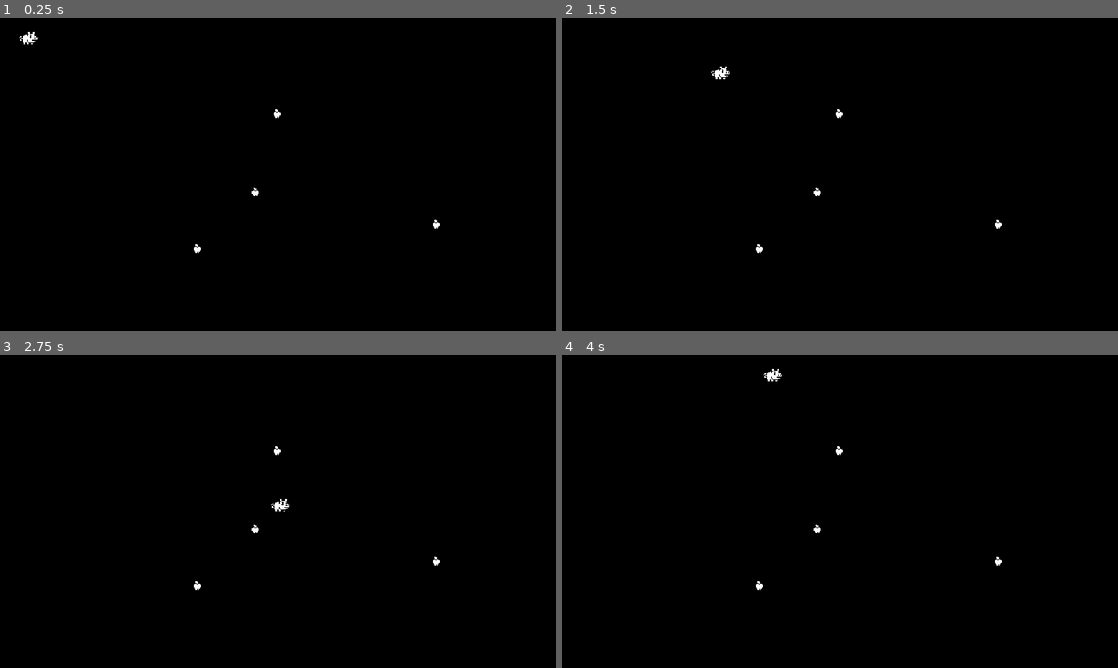
Above: before the commit, frames 1-4 (two rows, left to right).
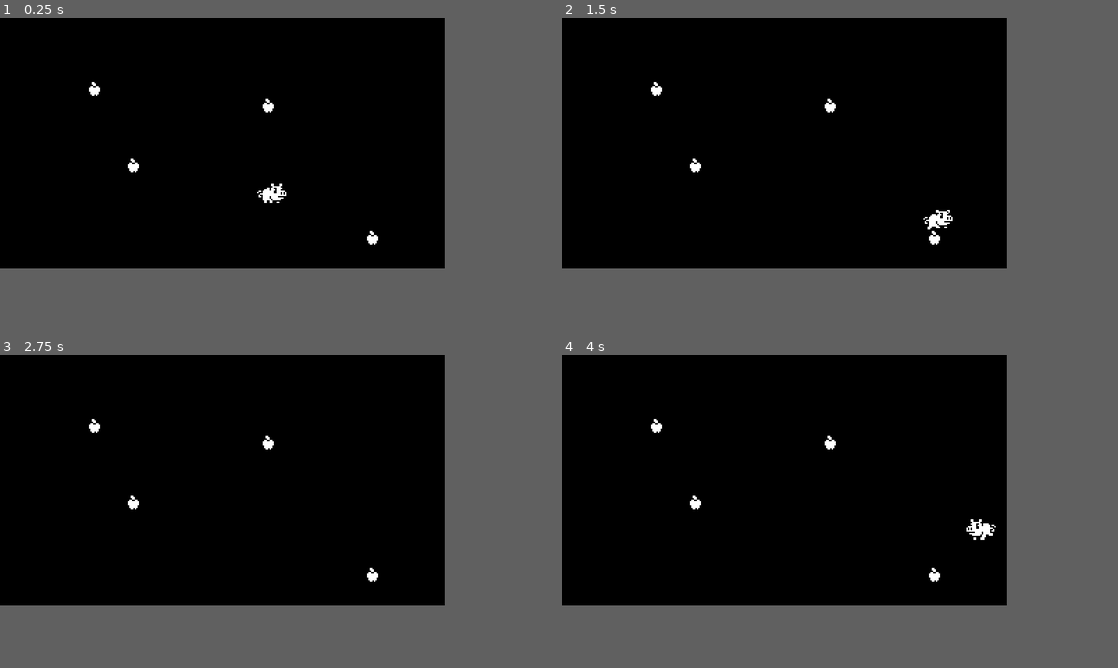
Above: after the commit, the same moments.

Repository: Jedt3D/rocket-launch-godot3
Game: Godot game, scene res://World.tscn
Two runs of this game, one before a commit and one after it. Both use one fixed random seed, a clock stepped at 60 frames per second and the inputs below.
Inputs:
- Up to frame 1 (0.25 s): no input
- Up to frame 2 (1.5 s): tap Enter at 0.5 s; hold Right 0.53-1.28 s; hold Down (ui_down) from 1.28 s (still down)
- Up to frame 3 (2.75 s): release Down (ui_down) at 2.03 s; hold Right from 2.03 s (still down)
- Up to frame 4 (4 s): release Right at 2.78 s; hold Up (ui_up) 2.78-3.53 s; hold Left (ui_left) from 3.53 s (still down)
The window is 800x450 before the commit and 640x360 after it. Grey fills any space a smaller window leaves; there, only what the larger window draws over its background counts as a difference.

The runs differ from the first frame. In frame 1, 0.5% of the frame differs, in the area x 3-80%, y 4-76%; in frame 2, 0.5%; in frame 3, 0.4%; in frame 4, 0.5%, in the area x 16-80%, y 4-76%.

Commit message:
create new scene + anim with multi-frame
1. create a specific scene for Piggy
2. create animations (idle, run)
3. rename Sprite -> PigSprite
4. animation change when left <> right & idle

Diff:
--- a/Piggy/Pig.gd
+++ b/Piggy/Pig.gd
@@ -2,17 +2,30 @@
 
 #const SPEED = 0.1
 export(int) var SPEED = 200
+var moving:bool = false
+
+onready var animPlayer = $AnimationPlayer
+onready var sprite = $PigSprite
 
 func _process(delta):
+	moving = false
 	if Input.is_key_pressed(KEY_RIGHT): 		#get int of KEY in KeyList
+		sprite.flip_h = false
 		move(SPEED,0, delta)
 	if Input.is_action_pressed("ui_left"):	#get string of the mapped key name
+		sprite.flip_h = true
 		move(-SPEED,0, delta)
 	if Input.is_action_pressed("ui_up"):
 		move(0,-SPEED, delta)
 	if Input.is_action_pressed("ui_down"):
 		move(0,SPEED, delta)
 
+	if moving == true:
+		animPlayer.play("Run")
+	else:
+		animPlayer.play("Idle")
+
 func move(xspeed, yspeed, delta):
+	moving = true
 	position.x += xspeed * delta
 	position.y += yspeed * delta
--- /dev/null
+++ b/Piggy/Piggy.tscn
@@ -0,0 +1,90 @@
+[gd_scene load_steps=7 format=2]
+
+[ext_resource path="res://Pig.png" type="Texture" id=1]
+[ext_resource path="res://Pig.gd" type="Script" id=2]
+
+[sub_resource type="CapsuleShape2D" id=1]
+radius = 6.0
+height = 10.0
+
+[sub_resource type="Animation" id=2]
+resource_name = "Idle"
+tracks/0/type = "value"
+tracks/0/path = NodePath("PigSprite:frame")
+tracks/0/interp = 1
+tracks/0/loop_wrap = true
+tracks/0/imported = false
+tracks/0/enabled = true
+tracks/0/keys = {
+"times": PoolRealArray( 0 ),
+"transitions": PoolRealArray( 1 ),
+"update": 1,
+"values": [ 0 ]
+}
+
+[sub_resource type="Animation" id=3]
+length = 0.001
+tracks/0/type = "value"
+tracks/0/path = NodePath("PigSprite:position")
+tracks/0/interp = 1
+tracks/0/loop_wrap = true
+tracks/0/imported = false
+tracks/0/enabled = true
+tracks/0/keys = {
+"times": PoolRealArray( 0 ),
+"transitions": PoolRealArray( 1 ),
+"update": 0,
+"values": [ Vector2( 0, 0 ) ]
+}
+tracks/1/type = "value"
+tracks/1/path = NodePath("PigSprite:frame")
+tracks/1/interp = 1
+tracks/1/loop_wrap = true
+tracks/1/imported = false
+tracks/1/enabled = true
+tracks/1/keys = {
+"times": PoolRealArray( 0 ),
+"transitions": PoolRealArray( 1 ),
+"update": 0,
+"values": [ 1 ]
+}
+
+[sub_resource type="Animation" id=4]
+resource_name = "Run"
+length = 0.3
+loop = true
+tracks/0/type = "value"
+tracks/0/path = NodePath("PigSprite:frame")
+tracks/0/interp = 1
+tracks/0/loop_wrap = true
+tracks/0/imported = false
+tracks/0/enabled = true
+tracks/0/keys = {
+"times": PoolRealArray( 0, 0.1, 0.2 ),
+"transitions": PoolRealArray( 1, 1, 1 ),
+"update": 1,
+"values": [ 1, 2, 0 ]
+}
+
+[node name="Piggy" type="Area2D"]
+script = ExtResource( 2 )
+__meta__ = {
+"_edit_group_": true,
+"_editor_description_": "sprites  หมูน้อย 3 frames"
+}
+
+[node name="PigSprite" type="Sprite" parent="."]
+scale = Vector2( 1, 1.00249 )
+texture = ExtResource( 1 )
+offset = Vector2( 0, -4 )
+hframes = 3
+frame = 1
+
+[node name="CollisionShape2D" type="CollisionShape2D" parent="."]
+rotation = 1.5708
+shape = SubResource( 1 )
+
+[node name="AnimationPlayer" type="AnimationPlayer" parent="."]
+anims/Idle = SubResource( 2 )
+anims/RESET = SubResource( 3 )
+anims/Run = SubResource( 4 )
--- a/Piggy/World.tscn
+++ b/Piggy/World.tscn
@@ -1,54 +1,36 @@
-[gd_scene load_steps=5 format=2]
+[gd_scene load_steps=3 format=2]
 
-[ext_resource path="res://Pig.png" type="Texture" id=1]
+[ext_resource path="res://Piggy.tscn" type="PackedScene" id=1]
 [ext_resource path="res://Apple.png" type="Texture" id=2]
-[ext_resource path="res://Pig.gd" type="Script" id=3]
-
-[sub_resource type="CapsuleShape2D" id=1]
-radius = 6.0
-height = 10.0
 
 [node name="World" type="Node"]
 
 [node name="Background" type="ColorRect" parent="."]
-margin_right = 640.0
-margin_bottom = 360.0
+margin_right = 320.0
+margin_bottom = 180.0
 color = Color( 0, 0, 0, 1 )
 __meta__ = {
 "_edit_use_anchors_": false
 }
 
-[node name="Piggy" type="Area2D" parent="."]
-position = Vector2( 25, 24 )
-script = ExtResource( 3 )
-__meta__ = {
-"_edit_group_": true,
-"_editor_description_": "sprites  หมูน้อย 3 frames"
-}
+[node name="Apples" type="Node2D" parent="."]
 
-[node name="Sprite" type="Sprite" parent="Piggy"]
-position = Vector2( 8, 0 )
-texture = ExtResource( 1 )
-offset = Vector2( 0, -4 )
-hframes = 3
-
-[node name="CollisionShape2D" type="CollisionShape2D" parent="Piggy"]
-position = Vector2( 8, 0 )
-rotation = 1.5708
-shape = SubResource( 1 )
-
-[node name="Apple" type="Sprite" parent="."]
-position = Vector2( 502, 237 )
+[node name="Apple" type="Sprite" parent="Apples"]
+position = Vector2( 268, 158 )
 texture = ExtResource( 2 )
 
-[node name="Apple2" type="Sprite" parent="."]
-position = Vector2( 294, 200 )
+[node name="Apple2" type="Sprite" parent="Apples"]
+position = Vector2( 96, 106 )
 texture = ExtResource( 2 )
 
-[node name="Apple3" type="Sprite" parent="."]
-position = Vector2( 227, 265 )
+[node name="Apple3" type="Sprite" parent="Apples"]
+position = Vector2( 68, 51 )
 texture = ExtResource( 2 )
 
-[node name="Apple" type="Sprite" parent="Apple3"]
-position = Vector2( 92, -155 )
+[node name="Apple4" type="Sprite" parent="Apples"]
+position = Vector2( 193, 63 )
 texture = ExtResource( 2 )
+
+[node name="Piggy" parent="." instance=ExtResource( 1 )]
+position = Vector2( 196, 127 )
+SPEED = 100
--- a/Piggy/project.godot
+++ b/Piggy/project.godot
@@ -16,11 +16,11 @@
 
 [display]
 
-window/size/width=640
-window/size/height=360
+window/size/width=320
+window/size/height=180
 window/size/resizable=false
-window/size/test_width=1280
-window/size/test_height=720
+window/size/test_width=640
+window/size/test_height=360
 window/vsync/vsync_via_compositor=true
 window/per_pixel_transparency/allowed=true
 window/stretch/mode="2d"
